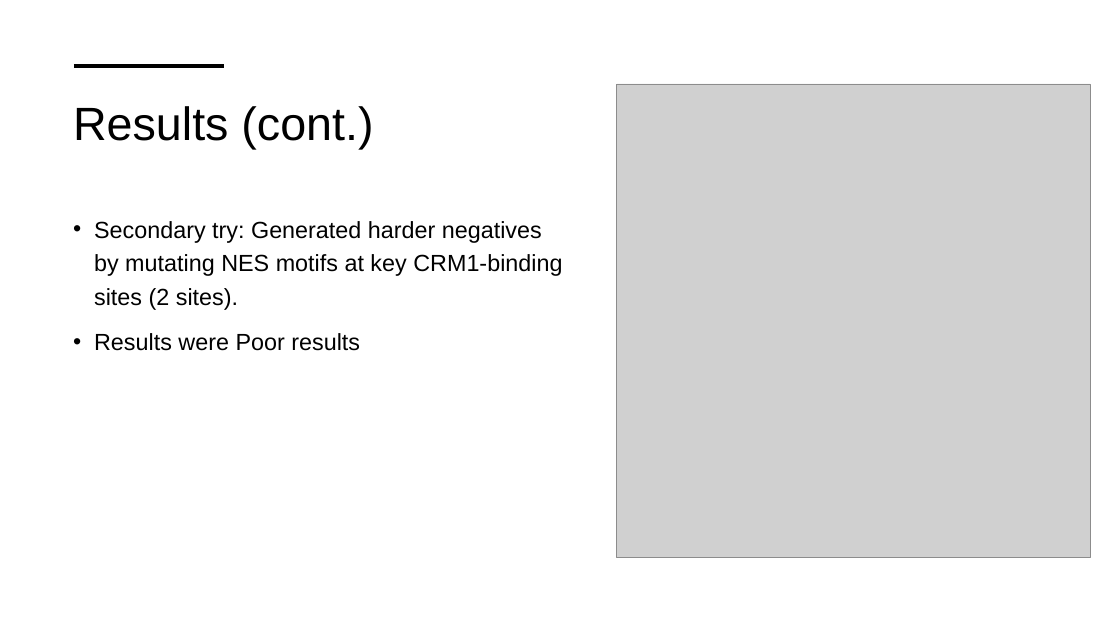
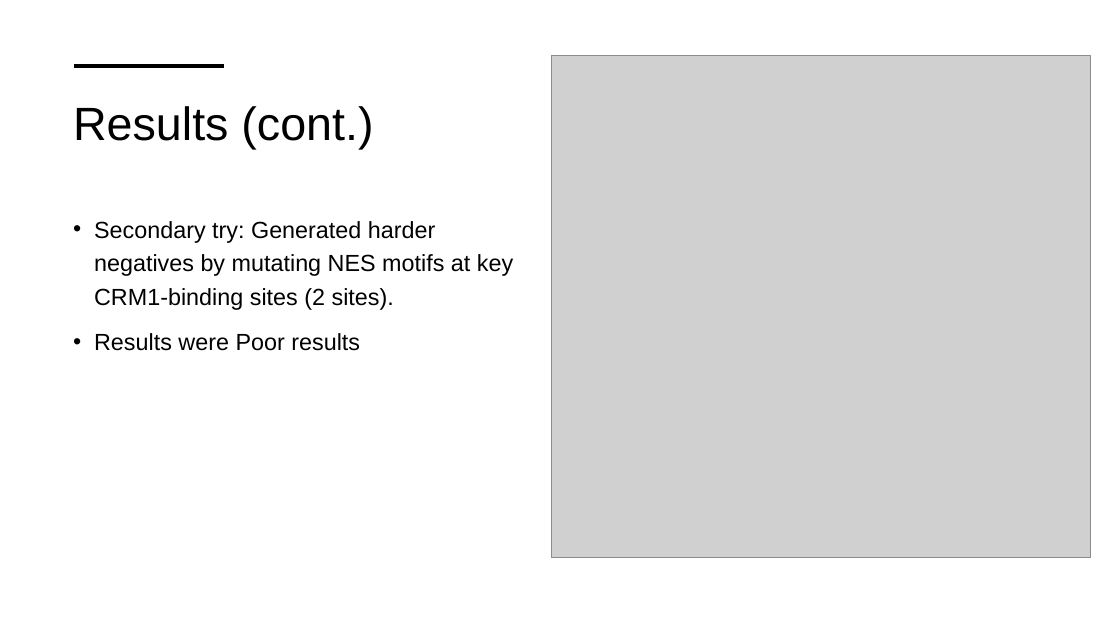
Before and after one commit to shiragelb/Bio-3D-Hackathon-2025, a slide deck: slide 6 of NES-Finder.pptx. Drawn at 1120x630 pixels with LibreOffice and Linux fonts; fonts in the diff are those of the drawing; grey boxes stand for pictures. Boxes give left, top, right and bottom in pixels: in the first picture for what was removed or moved away, otherwise in the second. Text is boxed around its words. In the diff, an @@ line names an element or a change of style, - is before the commit and + after.

```diff
--- a/NES-Finder.pptx
+++ b/NES-Finder.pptx
@@ picture: place and size @@
-picture at [617, 84, 1090, 558]
+picture at [551, 55, 1090, 558]
@@ text "Secondary try: Generated harder negatives ..." rewrapped from [94, 221, 562, 351] to [94, 221, 513, 351] @@
```
Also in this commit, not shown: 3 other slides changed, 1 slide added.
